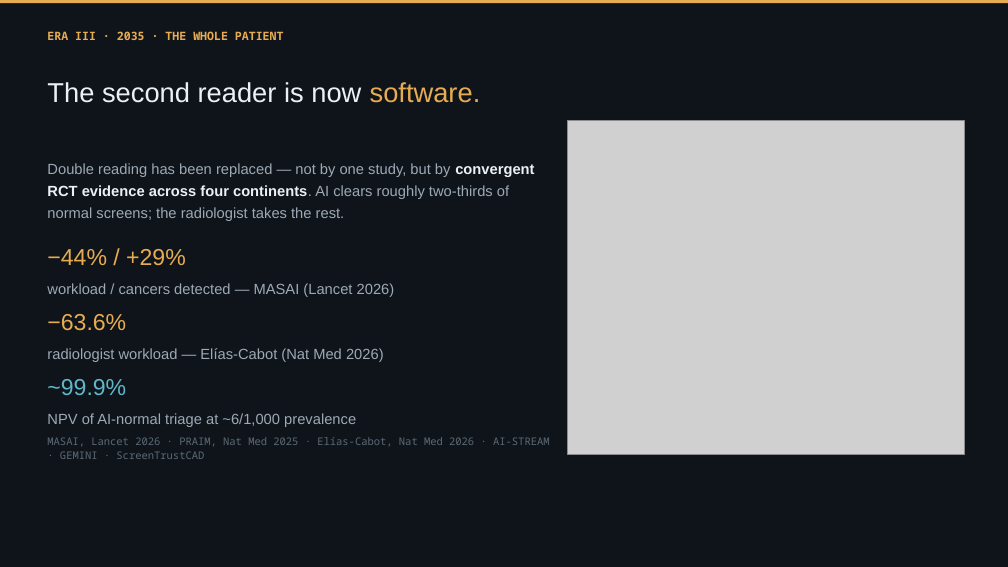
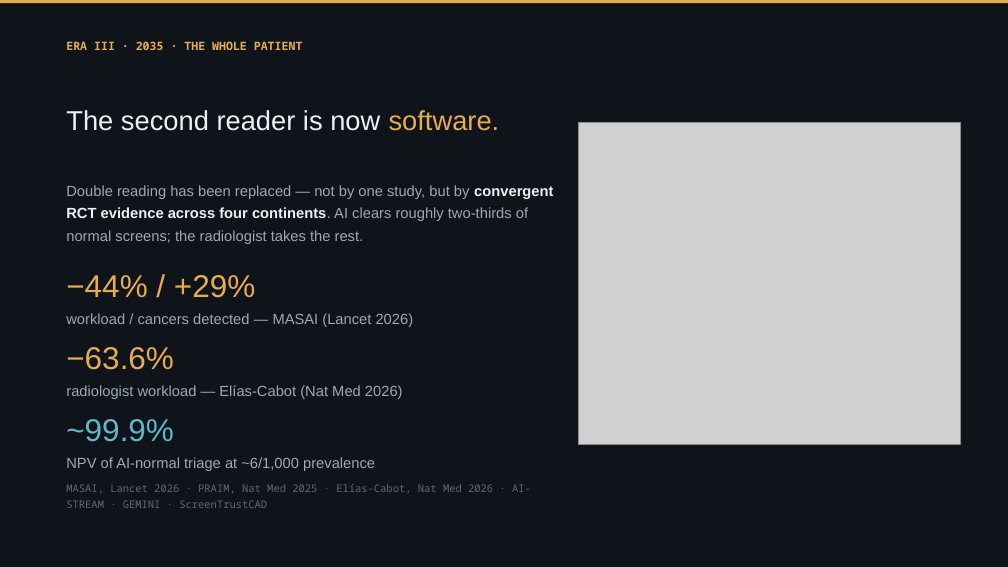
Before and after one commit to Emory-HITI/Mammo, a slide deck: slide 42 of keynote-iwbi-2026/pptx/IWBI2026_Trivedi_FULL_keynote.pptx. Drawn at 1008x567 pixels with LibreOffice and Linux fonts; fonts in the diff are those of the drawing; grey boxes stand for pictures. Boxes give left, top, right and bottom in pixels: in the first picture for what was removed or moved away, otherwise in the second. Text is boxed around its words. In the diff, an @@ line names an element or a change of style, - is before the commit and + after.

```diff
--- a/keynote-iwbi-2026/pptx/IWBI2026_Trivedi_FULL_keynote.pptx
+++ b/keynote-iwbi-2026/pptx/IWBI2026_Trivedi_FULL_keynote.pptx
@@ text "ERA III · 2035 · ...": place and size @@
-text "ERA III · 2035 · ..." at <box>47,31,284,40</box>
+text "ERA III · 2035 · ..." at <box>66,41,303,50</box>
@@ text "ERA III · 2035 · ..." at <box>66,41,303,50</box>: line spacing 1.14 to 1.28 @@
@@ text "The second reader is now ...": place and size @@
-text "The second reader is now ..." at <box>47,82,481,103</box>
+text "The second reader is now ..." at <box>66,110,500,131</box>
@@ picture: place and size @@
-picture at <box>567,120,964,454</box>
+picture at <box>578,123,960,444</box>
@@ text "Double reading has been replaced ...": place and size @@
-text "Double reading has been replaced ..." at <box>47,163,534,221</box>
+text "Double reading has been replaced ..." at <box>66,185,553,244</box>
@@ text "−44% / +29%": place and size @@
-text "−44% / +29%" at <box>47,249,186,265</box>
+text "−44% / +29%" at <box>66,275,255,298</box>
@@ text "workload / cancers detected — ...": place and size @@
-text "workload / cancers detected — ..." at <box>47,283,395,297</box>
+text "workload / cancers detected — ..." at <box>66,313,414,327</box>
@@ text "−63.6%": place and size @@
-text "−63.6%" at <box>47,314,126,331</box>
+text "−63.6%" at <box>66,347,174,370</box>
@@ text "radiologist workload — Elías-Cabot (Nat ...": place and size @@
-text "radiologist workload — Elías-Cabot (Nat ..." at <box>47,348,384,362</box>
+text "radiologist workload — Elías-Cabot (Nat ..." at <box>66,385,403,399</box>
@@ size 22 to 30 pt; line spacing 1.14 to 1.12 in 3 elements at <box>66,275,255,298</box>, <box>66,347,174,370</box>, <box>66,419,174,442</box> @@
@@ text "~99.9%": place and size @@
-text "~99.9%" at <box>47,379,126,395</box>
+text "~99.9%" at <box>66,419,174,442</box>
@@ line spacing 1.25 to 1.28 in 4 elements at <box>66,185,553,244</box>, <box>66,313,414,327</box>, <box>66,385,403,399</box>, <box>66,457,375,471</box> @@
@@ text "NPV of AI-normal triage at ...": place and size @@
-text "NPV of AI-normal triage at ..." at <box>47,413,356,427</box>
+text "NPV of AI-normal triage at ..." at <box>66,457,375,471</box>
@@ text "MASAI, Lancet 2026 · PRAIM, ...": place and size @@
-text "MASAI, Lancet 2026 · PRAIM, ..." at <box>47,437,550,459</box>
+text "MASAI, Lancet 2026 · PRAIM, ..." at <box>66,484,531,508</box>
@@ text "MASAI, Lancet 2026 · PRAIM, ..." at <box>66,484,531,508</box>: line spacing 1.14 to 1.3 @@
```
Also in this commit, not shown: 57 other slides changed, 1 slide added, 1 slide removed, 14 other files.
